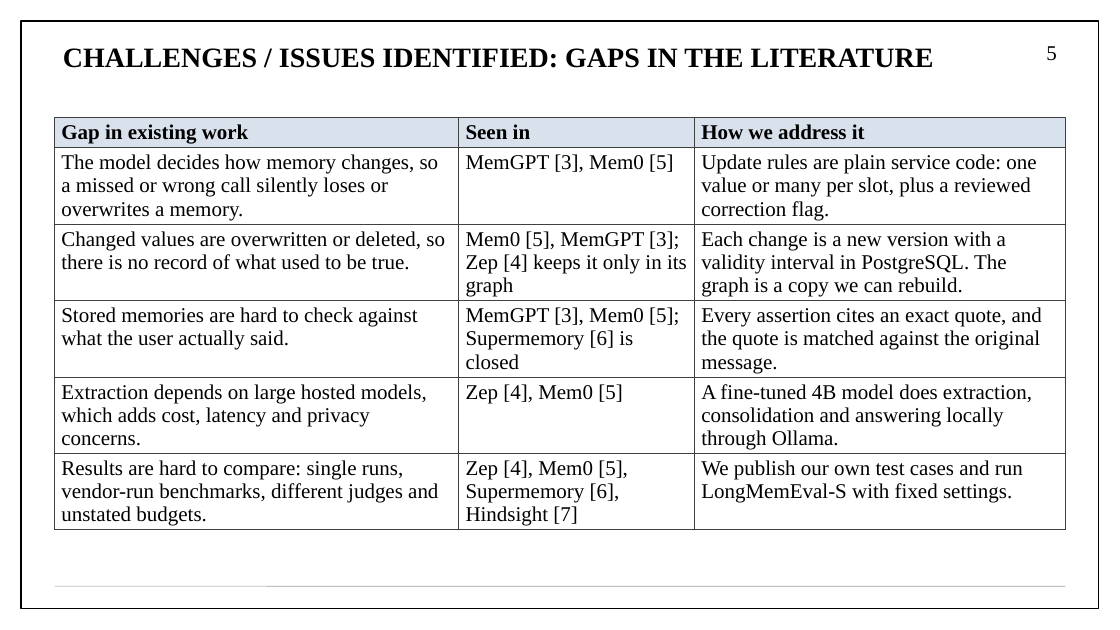
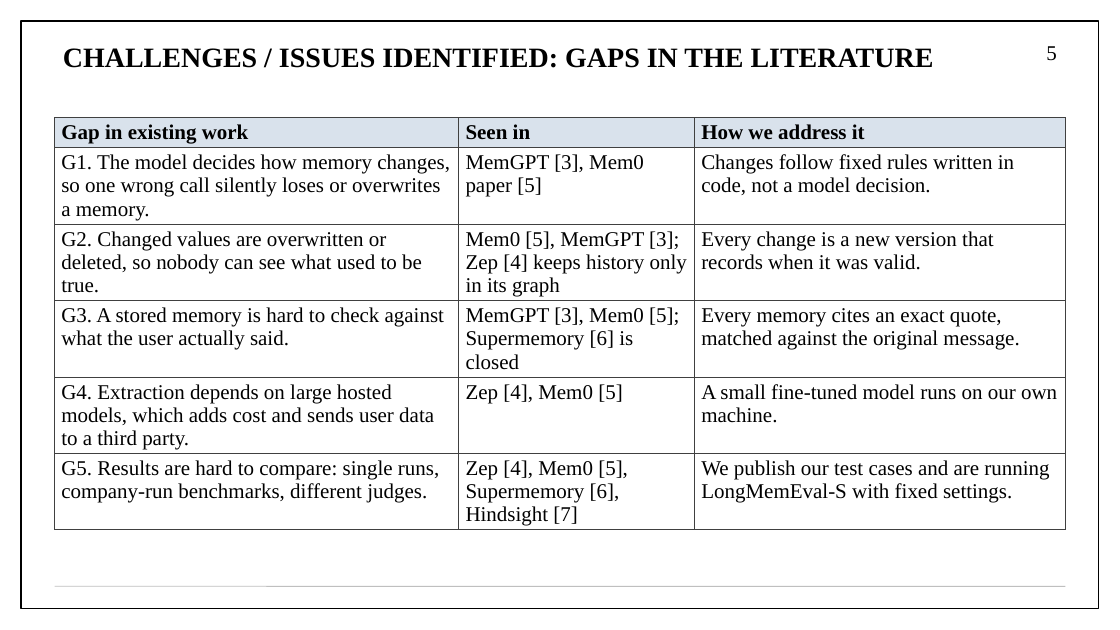
Before and after one commit to aryaniyaps/sdp-2026, a slide deck: slide 5 of P1_R2_13.pptx. Drawn at 1120x630 pixels with LibreOffice and Linux fonts; fonts in the diff are those of the drawing. Boxes give left, top, right and bottom in pixels: in the first picture for what was removed or moved away, otherwise in the second. Text is boxed around its words. In the diff, an @@ line names an element or a change of style, - is before the commit and + after.

Commit message:
Add a walkthrough and key terms to the review deck
The problem statement drops its example. A key-terms slide and the Maya
walkthrough now sit beside the architecture, the gaps are numbered and
the objectives point back to them, and each module and algorithm slide
links to the next. The results end with what is still missing, and a
short conclusion closes the deck. The text was rewritten after a
cold read for terms used before they were explained.

```diff
--- a/P1_R2_13.pptx
+++ b/P1_R2_13.pptx
@@ table at bbox=[55, 118, 1065, 530] @@
-row 2: The model decides how memory changes, so a missed or wrong call silently loses or overwrites a memory. | MemGPT [3], Mem0 [5] | Update rules are plain service code: one value or many per slot, plus a reviewed correction flag.
+row 2: G1. The model decides how memory changes, so one wrong call silently loses or overwrites a memory. | MemGPT [3], Mem0 paper [5] | Changes follow fixed rules written in code, not a model decision.
-row 3: Changed values are overwritten or deleted, so there is no record of what used to be true. | Mem0 [5], MemGPT [3]; Zep [4] keeps it only in its graph | Each change is a new version with a validity interval in PostgreSQL. The graph is a copy we can rebuild.
+row 3: G2. Changed values are overwritten or deleted, so nobody can see what used to be true. | Mem0 [5], MemGPT [3]; Zep [4] keeps history only in its graph | Every change is a new version that records when it was valid.
-row 4, column 1: Stored memories are hard to check against what the user actually said.
+row 4, column 1: G3. A stored memory is hard to check against what the user actually said.
-row 4, column 3: Every assertion cites an exact quote, and the quote is matched against the original message.
+row 4, column 3: Every memory cites an exact quote, matched against the original message.
-row 5, column 1: Extraction depends on large hosted models, which adds cost, latency and privacy concerns.
+row 5, column 1: G4. Extraction depends on large hosted models, which adds cost and sends user data to a third party.
-row 5, column 3: A fine-tuned 4B model does extraction, consolidation and answering locally through Ollama.
+row 5, column 3: A small fine-tuned model runs on our own machine.
-row 6, column 1: Results are hard to compare: single runs, vendor-run benchmarks, different judges and unstated budgets.
+row 6, column 1: G5. Results are hard to compare: single runs, company-run benchmarks, different judges.
-row 6, column 3: We publish our own test cases and run LongMemEval-S with fixed settings.
+row 6, column 3: We publish our test cases and are running LongMemEval-S with fixed settings.
```
Also in this commit, not shown: 23 other slides changed, 4 slides added, 1 slide removed, 1 other file.
